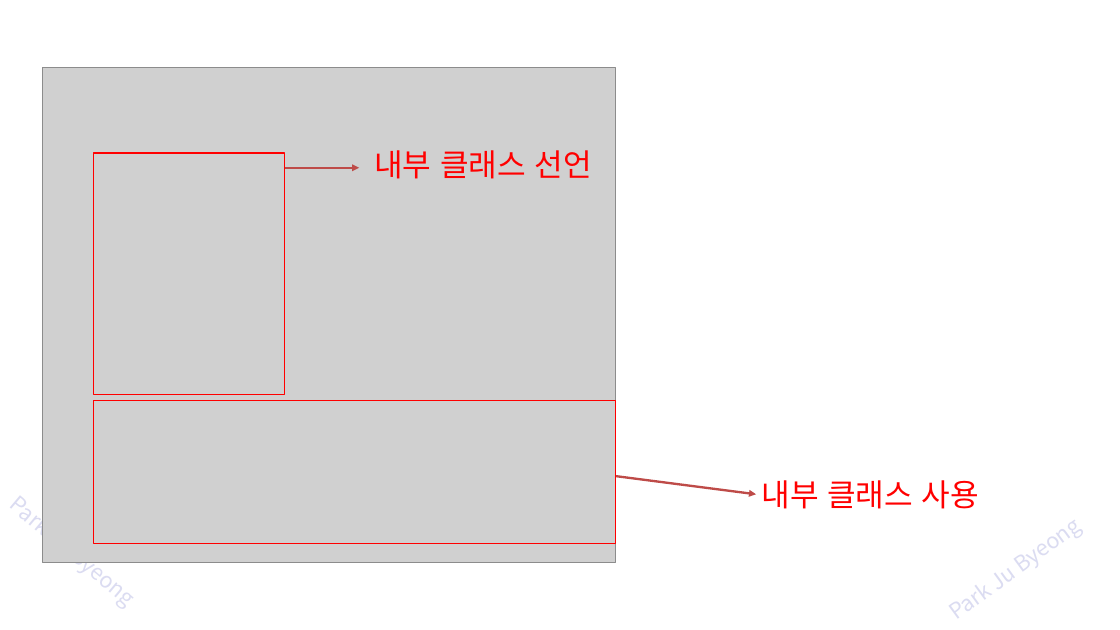
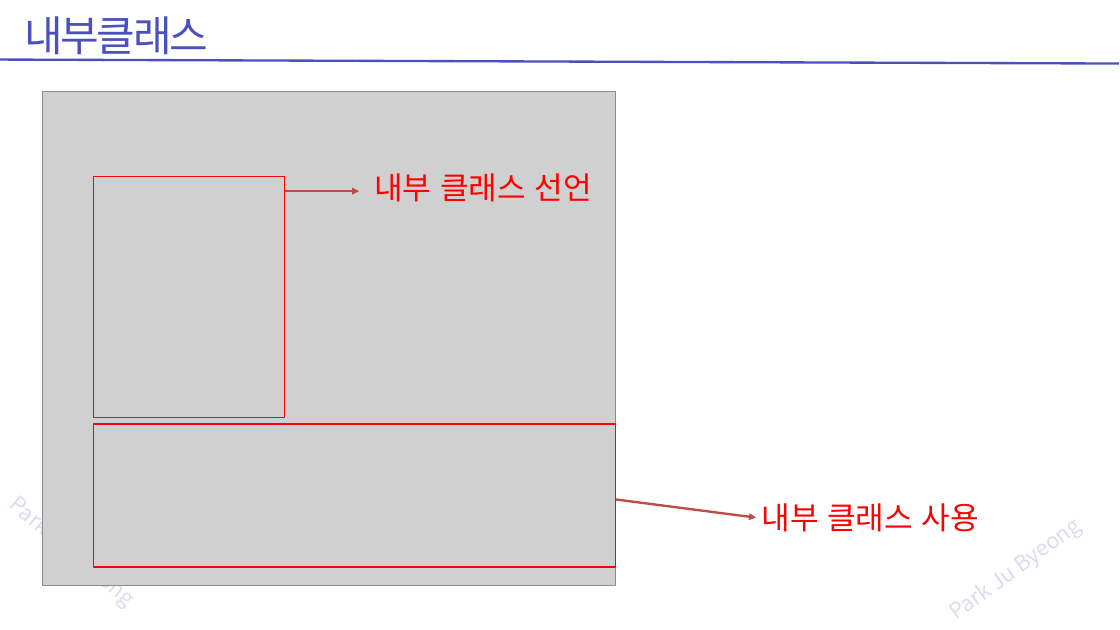
Before and after one commit to zest132/JavaLecture, a slide deck: slide 67 of JavaLecture/LectureFile/java 11강 인터페이스와다형성.pptx. Drawn at 1120x630 pixels with LibreOffice and Linux fonts; fonts in the diff are those of the drawing; grey boxes stand for pictures. Boxes give left, top, right and bottom in pixels: in the first picture for what was removed or moved away, otherwise in the second. Text is boxed around its words. In the diff, an @@ line names an element or a change of style, - is before the commit and + after.

```diff
--- a/JavaLecture/LectureFile/java 11강 인터페이스와다형성.pptx
+++ b/JavaLecture/LectureFile/java 11강 인터페이스와다형성.pptx
@@ text added at [24,16,208,62], 54 pt, text #4C50BC @@
+내부클래스
@@ line added from (1119, 63) to (0, 59), #4C50BC 3 pt @@
@@ 2 texts, 2 arrows, 2 rectangles, 1 picture: place and size @@
-2 texts, 2 arrows, 2 rectangles, 1 picture at [42,68,979,562]
+2 texts, 2 arrows, 2 rectangles, 1 picture at [42,91,979,585]
```
Also in this commit, not shown: 10 other slides changed, 5 slides added, 2 slides removed, 3 other files.
